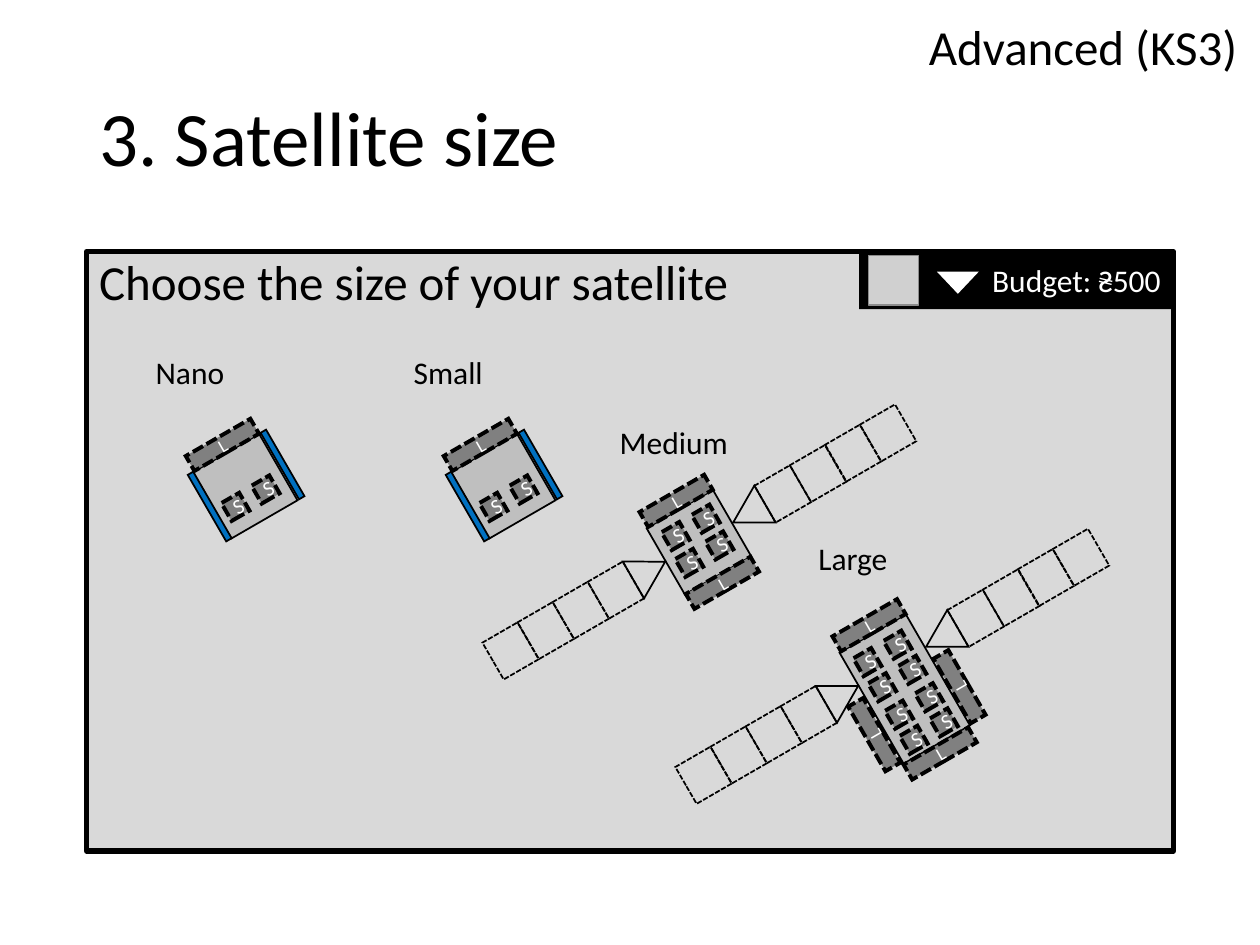
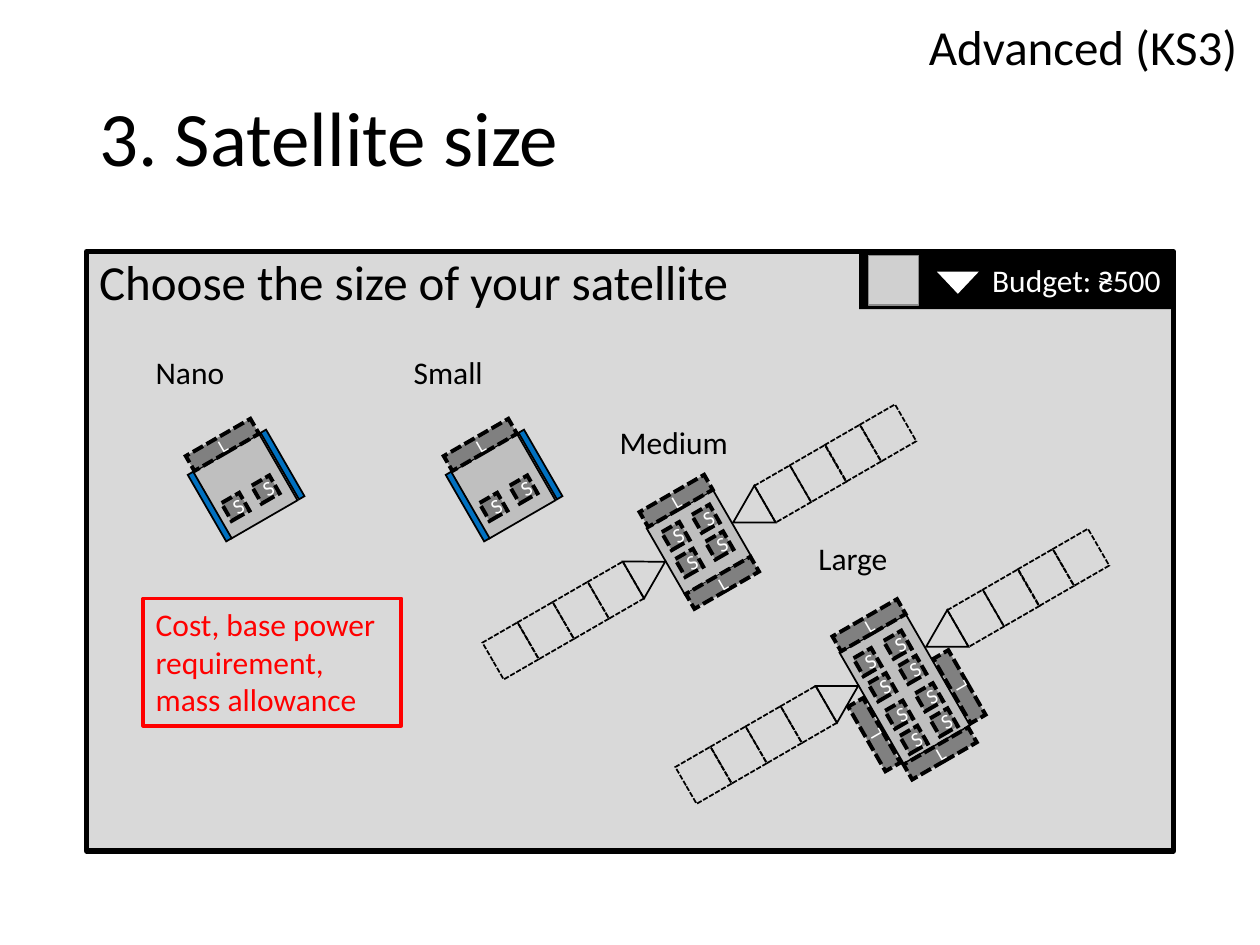
Before and after one commit to chrisnorth/classroom-rocket-scientist, a slide deck: slide 6 of outline_advanced.pptx. Drawn at 1260x945 pixels with LibreOffice and Linux fonts; fonts in the diff are those of the drawing; grey boxes stand for pictures. Boxes give left, top, right and bottom in pixels: in the first picture for what was removed or moved away, otherwise in the second. Text is boxed around its words. In the diff, an @@ line names an element or a change of style, - is before the commit and + after.

```diff
--- a/outline_advanced.pptx
+++ b/outline_advanced.pptx
@@ rectangle added at [144,598,402,726], outline #FF0000 2.25 pt, 18 pt, text #FF0000 @@
+Cost, base power requirement, mass allowance
```
Also in this commit, not shown: 2 other slides changed, 3 other files.
